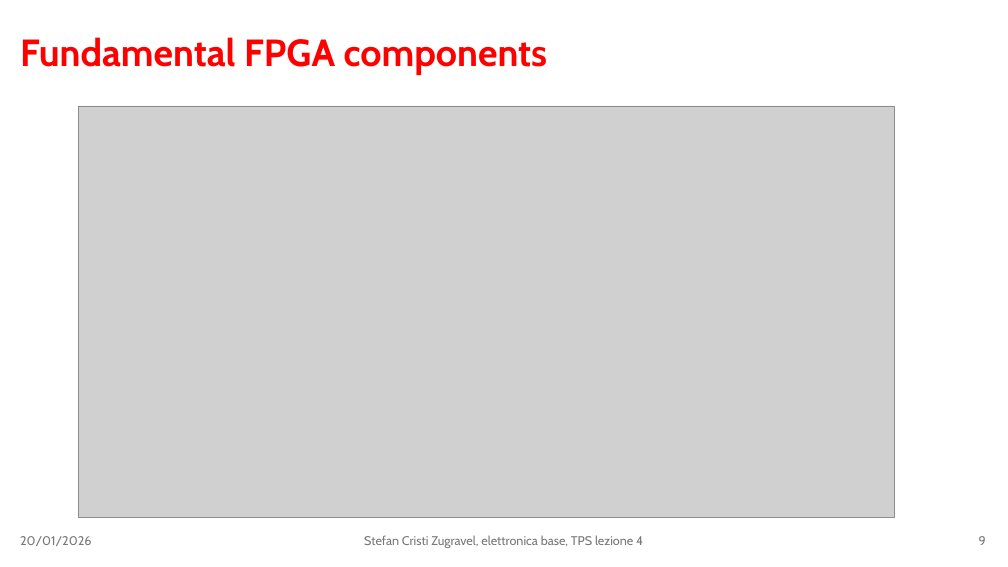
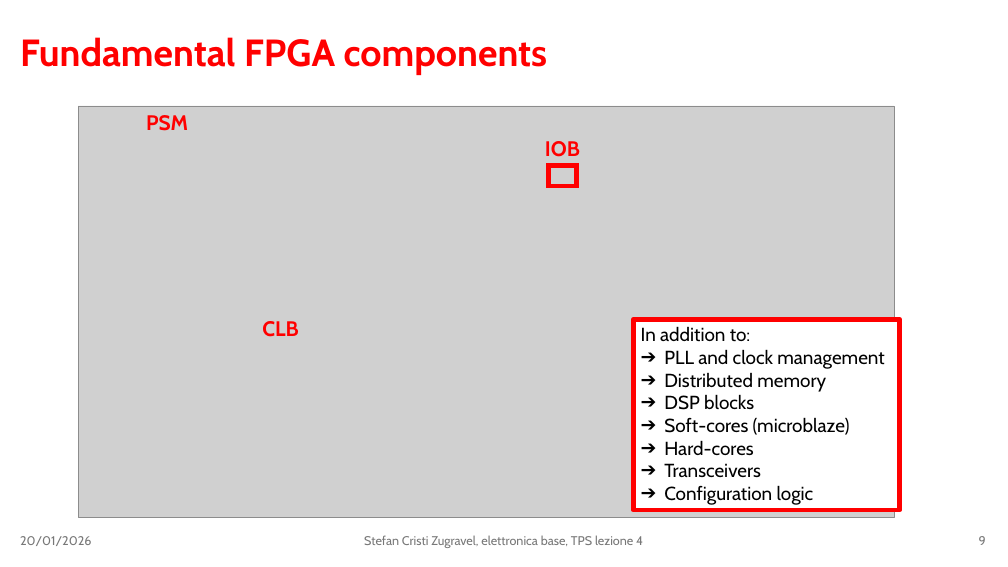
Before and after one commit to stefan-zugravel/elettronica_base, a slide deck: slide 9 of slides/lezione4.pptx. Drawn at 1008x567 pixels with LibreOffice and Linux fonts; fonts in the diff are those of the drawing; grey boxes stand for pictures. Boxes give left, top, right and bottom in pixels: in the first picture for what was removed or moved away, otherwise in the second. Text is boxed around its words. In the diff, an @@ line names an element or a change of style, - is before the commit and + after.

```diff
--- a/slides/lezione4.pptx
+++ b/slides/lezione4.pptx
@@ text added at (x1=146, y1=115, x2=188, y2=131), 20 pt, text #FF0000, bold @@
+PSM
@@ text added at (x1=545, y1=141, x2=580, y2=157), 20 pt, text #FF0000, bold @@
+IOB
@@ rectangle added at (x1=548, y1=166, x2=576, y2=186), outline #FF0000 4.5 pt @@
@@ text added at (x1=262, y1=321, x2=298, y2=337), 20 pt, text #FF0000, bold @@
+CLB
@@ rectangle added at (x1=634, y1=319, x2=900, y2=510), fill #FFFFFF, outline #FF0000 4.5 pt, 18 pt, text #000000 @@
+In addition to:
+➔ PLL and clock management
+➔ Distributed memory
+➔ DSP blocks
+➔ Soft-cores (microblaze)
+➔ Hard-cores
+➔ Transceivers
+➔ Configuration logic
```
Also in this commit, not shown: 1 other slide changed, 4 slides added, 4 other files.
